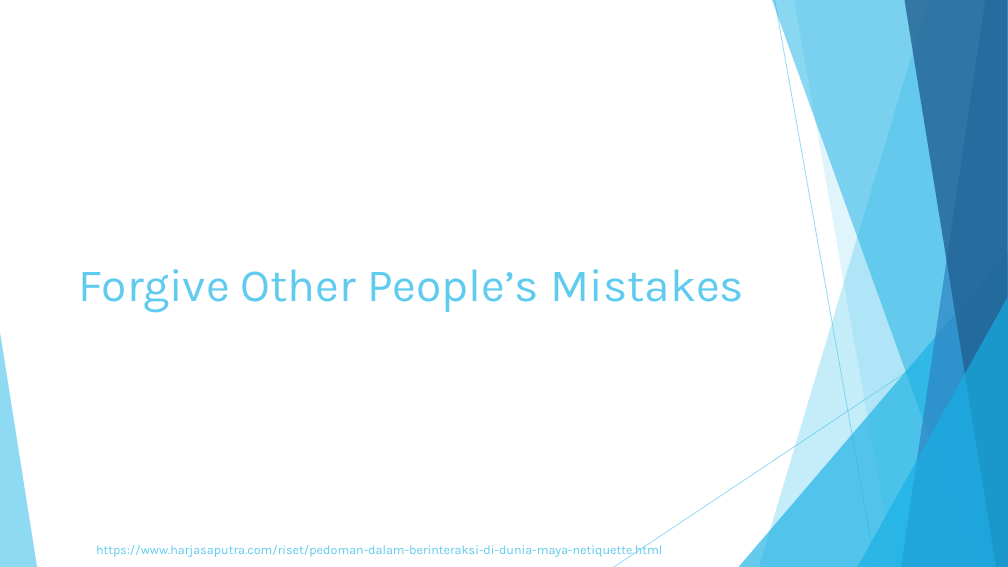
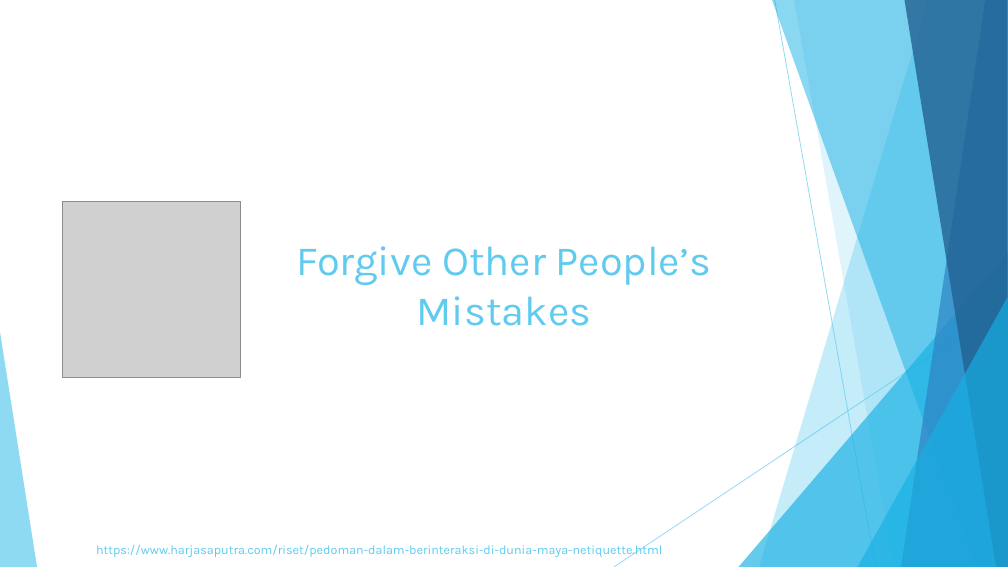
Before and after one commit to itsproinc/Global-Game-Jam, a slide deck: slide 7 of PengIF/Six Tickets to Netiquette.pptx. Drawn at 1008x567 pixels with LibreOffice and Linux fonts; fonts in the diff are those of the drawing; grey boxes stand for pictures. Boxes give left, top, right and bottom in pixels: in the first picture for what was removed or moved away, otherwise in the second. Text is boxed around its words. In the diff, an @@ line names an element or a change of style, - is before the commit and + after.

```diff
--- a/PengIF/Six Tickets to Netiquette.pptx
+++ b/PengIF/Six Tickets to Netiquette.pptx
@@ picture added at [63,201,240,377] @@
@@ title "Forgive Other People’s Mistakes": place and size @@
-title "Forgive Other People’s Mistakes" at [79,269,744,312]
+title "Forgive Other People’s Mistakes" at [297,246,711,326]
@@ title "Forgive Other People’s Mistakes" at [297,246,711,326]: size 44 to 39.6 pt @@
```
Also in this commit, not shown: 6 other slides changed, 2 slides added, 1 other file.
